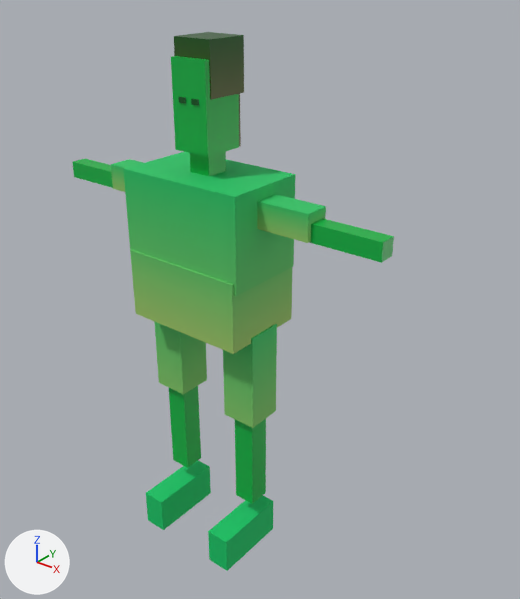
What one commit did to the glTF model Assets/Models3D/Fighters/SK_MATADOR_UY.glb.
Both versions are drawn from a 50 mm lens placed at (1.49, -1.61, 2.01), pointed at (0.13, 0.1, 0.96). The axes (+X, +Y, +Z) are drawn at lower left. The lights are the same throughout. The first picture is the older version. Vertices at exactly the same position are counted once.

Script lines for the objects in view, before the commit:
```python
ob_mesh_matador_uy = bpy.data.objects.new('Mesh_MATADOR_UY', me_mesh_matador_uy)
ob_mesh_matador_uy.location = (0.0, 0.0, 0.0)
```
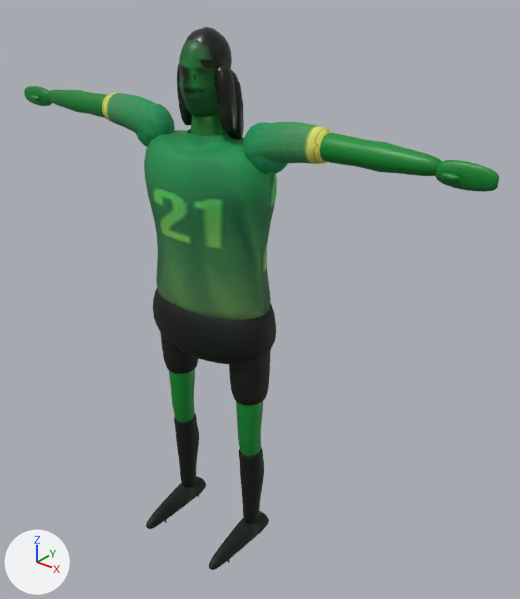
Where the change shows, as pixel boxes [x1, y1, x2, y2] in the pictures (520 x 599 px):
'Mesh_MATADOR_UY', surface changed, reshaped (47% wider)
    before: [72, 32, 394, 571]
    after: [24, 27, 499, 570]
part 1 of me_mesh_matador_uy, rebuilt (19% narrower, 10% shorter)
    before: [235, 419, 266, 504]
    after: [239, 447, 264, 523]
part 2 of me_mesh_matador_uy, rebuilt (8% narrower, 22% shorter)
    before: [208, 495, 273, 571]
    after: [209, 511, 269, 570]
part 3 of me_mesh_matador_uy, rebuilt
    before: [174, 32, 244, 99]
    after: [185, 27, 232, 69]
part 4 of me_mesh_matador_uy, rebuilt (21% narrower, 11% shorter)
    before: [169, 386, 201, 468]
    after: [174, 414, 199, 487]
part 5 of me_mesh_matador_uy, rebuilt (8% narrower, 23% shorter)
    before: [146, 461, 211, 530]
    after: [146, 476, 206, 529]
part 6 of me_mesh_matador_uy, rebuilt (23% narrower, 32% taller)
    before: [123, 152, 295, 296]
    after: [144, 129, 277, 320]
part 7 of me_mesh_matador_uy, rebuilt
    before: [223, 324, 277, 428]
    after: [229, 350, 271, 406]
part 8 of me_mesh_matador_uy, rebuilt (24% narrower, 27% shorter)
    before: [130, 250, 292, 354]
    after: [153, 288, 276, 364]
part 9 of me_mesh_matador_uy, rebuilt
    before: [154, 321, 207, 394]
    after: [161, 334, 198, 374]
part 10 of me_mesh_matador_uy, deleted (green)
    before: [309, 218, 394, 263]
part 11 of me_mesh_matador_uy, deleted (green)
    before: [72, 159, 113, 188]
part 12 of me_mesh_matador_uy, built on
    before: [111, 56, 326, 243]
    after: [24, 40, 499, 192]
part 13 of me_mesh_matador_uy, added (green)
    after: [169, 369, 263, 456]

Diff of the bpy script that builds the scene:
```diff
--- a/Assets/Models3D/Fighters/SK_MATADOR_UY.glb.py
+++ b/Assets/Models3D/Fighters/SK_MATADOR_UY.glb.py
@@ mat_m_fighterskin_sss @@
 n2 = _N.new('ShaderNodeMix'); n2.name = 'Mix'
 n2.inputs[0].default_value = 1.0  # 'Factor'
-n2.inputs[7].default_value = (0.78, 0.54, 0.38, 1.0)  # 'B', beige #e5c2a6
 n3 = _N.new('ShaderNodeVertexColor'); n3.name = 'Color Attribute'
+n4 = _N.new('ShaderNodeTexImage'); n4.name = 'Image Texture'
+n4.image = img_t_matador_uy_skin_albedo_png
+n4.extension = 'EXTEND'
 _L.new(n0.outputs[0], n1.inputs[0])  # 'BSDF' to 'Surface'
 _L.new(n2.outputs[2], n0.inputs[0])  # 'Result' to 'Base Color'
-_L.new(n3.outputs[0], n2.inputs[6])  # 'Color' to 'A'
+_L.new(n3.outputs[0], n2.inputs[7])  # 'Color' to 'B'
+_L.new(n4.outputs[0], n2.inputs[6])  # 'Color' to 'A'
@@ mat_m_fighterkit_retro90s_cloth @@
 n2 = _N.new('ShaderNodeMix'); n2.name = 'Mix'
 n2.inputs[0].default_value = 1.0  # 'Factor'
-n2.inputs[7].default_value = (0.35, 0.68, 0.92, 1.0)  # 'B', blue #a0d7f6
 n3 = _N.new('ShaderNodeVertexColor'); n3.name = 'Color Attribute'
+n4 = _N.new('ShaderNodeTexImage'); n4.name = 'Image Texture'
+n4.image = img_t_matador_uy_kit_albedo_png
+n4.extension = 'EXTEND'
 _L.new(n0.outputs[0], n1.inputs[0])  # 'BSDF' to 'Surface'
 _L.new(n2.outputs[2], n0.inputs[0])  # 'Result' to 'Base Color'
-_L.new(n3.outputs[0], n2.inputs[6])  # 'Color' to 'A'
+_L.new(n3.outputs[0], n2.inputs[7])  # 'Color' to 'B'
+_L.new(n4.outputs[0], n2.inputs[6])  # 'Color' to 'A'
@@ mat_m_fighterhaircards_and_eyes @@
 n2 = _N.new('ShaderNodeMix'); n2.name = 'Mix'
 n2.inputs[0].default_value = 1.0  # 'Factor'
-n2.inputs[7].default_value = (0.15, 0.12, 0.08, 1.0)  # 'B', brown #6c6150
 n3 = _N.new('ShaderNodeVertexColor'); n3.name = 'Color Attribute'
+n4 = _N.new('ShaderNodeTexImage'); n4.name = 'Image Texture'
+n4.image = img_t_matador_uy_hair_albedo_png
+n4.extension = 'EXTEND'
 _L.new(n0.outputs[0], n1.inputs[0])  # 'BSDF' to 'Surface'
 _L.new(n2.outputs[2], n0.inputs[0])  # 'Result' to 'Base Color'
-_L.new(n3.outputs[0], n2.inputs[6])  # 'Color' to 'A'
+_L.new(n3.outputs[0], n2.inputs[7])  # 'Color' to 'B'
+_L.new(n4.outputs[0], n2.inputs[6])  # 'Color' to 'A'
@@ me_mesh_matador_uy @@
-me_mesh_matador_uy.from_pydata(...)  # 144 vertices, 216 faces; spans x -0.64..0.64, y -0.19..0.15, z 0.0..1.79
+me_mesh_matador_uy.from_pydata(...)  # 8123 vertices, 15996 faces; spans x -0.91..0.91, y -0.23..0.16, z 0.0..1.82
+# me_mesh_matador_uy part 1: the loose piece of 8 vertices spanning x 0.12..0.2, y -0.04..0.04, z 0.21..0.55 is rebuilt with 362 vertices and now spans x 0.12..0.2, y -0.04..0.06, z 0.08..0.42, in mat_m_fighterkit_retro90s_cloth
+# me_mesh_matador_uy part 2: the loose piece of 8 vertices spanning x 0.12..0.2, y -0.19..0.08, z 0.0..0.14 is rebuilt with 306 vertices and now spans x 0.12..0.21, y -0.23..0.08, z 0.01..0.09
+# me_mesh_matador_uy part 3: the loose piece of 8 vertices spanning x -0.07..0.07, y -0.05..0.09, z 1.63..1.79 is rebuilt with 266 vertices and now spans x -0.07..0.07, y -0.07..0.08, z 1.63..1.82
+# me_mesh_matador_uy part 4: the loose piece of 8 vertices spanning x -0.2..-0.12, y -0.04..0.04, z 0.21..0.55 is rebuilt with 362 vertices and now spans x -0.2..-0.12, y -0.04..0.06, z 0.08..0.42, in mat_m_fighterkit_retro90s_cloth
+# me_mesh_matador_uy part 5: the loose piece of 8 vertices spanning x -0.2..-0.12, y -0.19..0.08, z 0.0..0.14 is rebuilt with 306 vertices and now spans x -0.21..-0.12, y -0.23..0.08, z 0.01..0.09
+# me_mesh_matador_uy part 6: the loose piece of 8 vertices spanning x -0.23..0.23, y -0.14..0.14, z 1.09..1.39 is rebuilt with 885 vertices and now spans x -0.24..0.24, y -0.15..0.15, z 0.94..1.52
+# me_mesh_matador_uy part 7: the loose piece of 8 vertices spanning x 0.1..0.23, y -0.06..0.06, z 0.57..0.91 is rebuilt with 218 vertices and now spans x 0.08..0.23, y -0.07..0.07, z 0.62..0.93
+# me_mesh_matador_uy part 8: the loose piece of 8 vertices spanning x -0.22..0.22, y -0.15..0.15, z 0.89..1.12 is rebuilt with 290 vertices and now spans x -0.24..0.24, y -0.16..0.16, z 0.78..1.0
+# me_mesh_matador_uy part 9: the loose piece of 8 vertices spanning x -0.23..-0.1, y -0.06..0.06, z 0.57..0.91 is rebuilt with 218 vertices and now spans x -0.23..-0.08, y -0.07..0.07, z 0.62..0.93
+# me_mesh_matador_uy part 10: the loose piece of 8 vertices spanning x 0.39..0.64, y -0.03..0.03, z 1.27..1.32 is deleted
+# me_mesh_matador_uy part 11: the loose piece of 8 vertices spanning x -0.64..-0.39, y -0.03..0.03, z 1.27..1.32 is deleted
+# me_mesh_matador_uy part 12: 1 vertex moved within x 0.07, y 0.07, z 1.47; 49 vertices removed from x -0.41..0.41, y -0.08..0.09, z 1.27..1.74; 3843 vertices added at x -0.91..0.91, y -0.09..0.1, z 1.43..1.79
+# me_mesh_matador_uy part 13: 628 vertices added at x -0.21..0.21, y -0.05..0.05, z 0.39..0.66
+# other edits to the shape of me_mesh_matador_uy do not show in these pictures
 me_mesh_matador_uy.materials.append(mat_m_fighterskin_sss)
```
